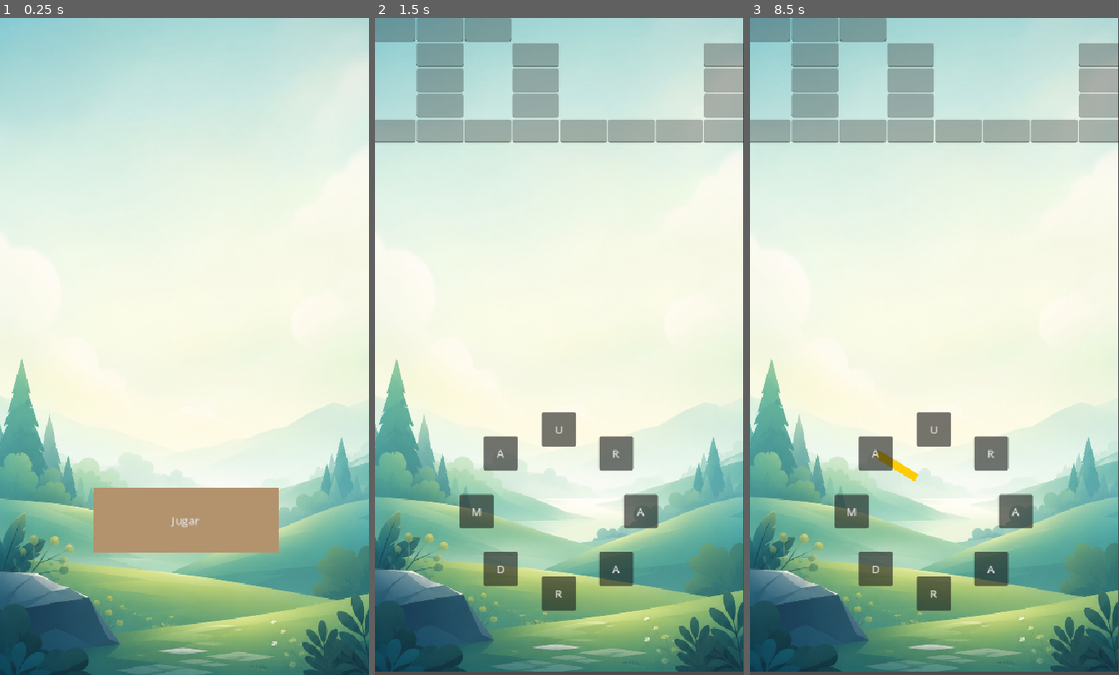
Above: before the commit, frames 1-3 (left to right).
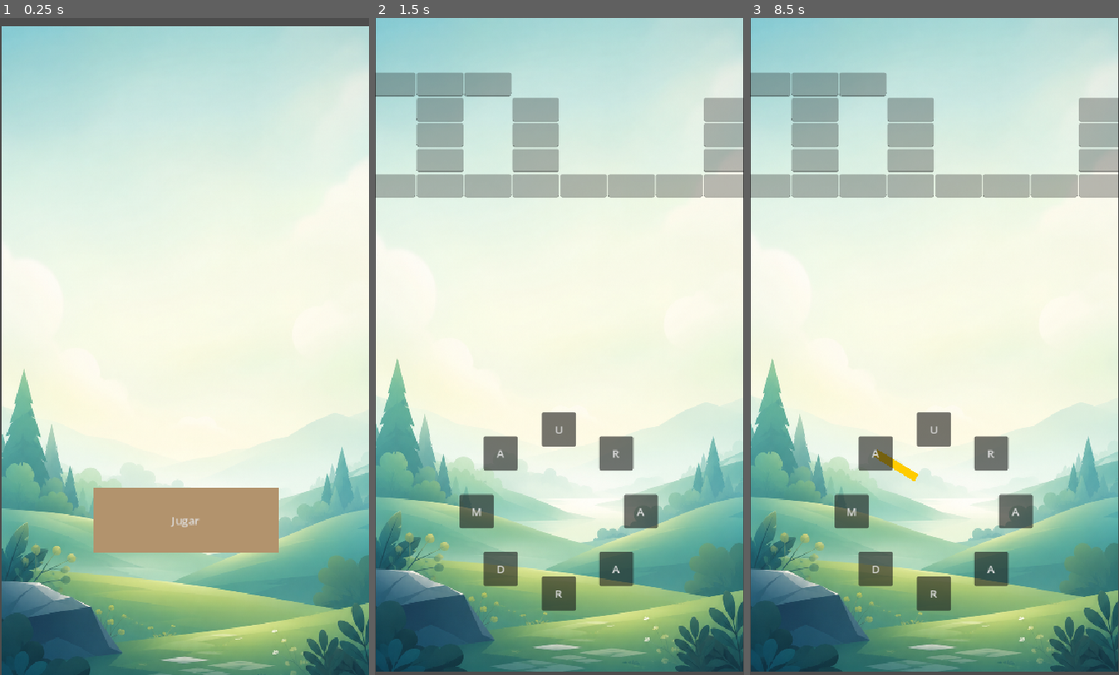
Above: after the commit, the same moments.

Repository: Racsok/crucigrama-godot
Game: Godot game, scene res://ecenas/main.tscn
Two runs of this game, one before a commit and one after it. Both use one fixed random seed, a clock stepped at 60 frames per second and the inputs below.
Inputs (mouse positions are in pixels of both pictures, inside the frame that each line leads up to):
- Up to frame 1 (0.25 s): no input
- Up to frame 2 (1.5 s): click "Jugar" at 0.5 s; tap Enter at 1.25 s; drag from (559, 510) to (596, 201) at 1.27 s
- Up to frame 3 (8.5 s): tap Space at 2, 4.25, 5.75 s; drag from (860, 379) to (916, 477) at 2.02 s; move the mouse to (971, 201) at 2.77 s; click (971, 201) at 2.92 s; tap Enter at 3.5, 5 s; drag from (916, 477) to (823, 247) at 3.52 s; move the mouse to (1045, 445) at 4.27 s; click (1045, 445) at 4.42 s; drag from (823, 247) to (879, 182) at 5.02 s; move the mouse to (952, 346) at 5.77 s; click (952, 346) at 5.92 s; drag from (879, 182) to (860, 379) at 6.52 s; move the mouse to (1015, 313) at 7.27 s; click (1015, 313) at 7.42 s; drag from (860, 379) to (916, 477) at 8.02 s

The runs differ from the first frame. In frame 1, 13% of the frame differs, in the area x 0-100%, y 0-100%; in frame 2, 13%; in frame 3, 13%.

Commit message:
Fix: Corregir adaptacion de tamaño de la pantalla

Diff:
--- a/ecenas/juego.tscn
+++ b/ecenas/juego.tscn
@@ -22,11 +22,17 @@
 
 [node name="TextureRect" type="TextureRect" parent="." unique_id=1993509896]
 z_index = -1
-layout_mode = 0
-offset_right = 539.0
-offset_bottom = 955.0
+layout_mode = 1
+anchors_preset = 15
+anchor_right = 1.0
+anchor_bottom = 1.0
+offset_right = 10.0
+offset_bottom = 2.0
+grow_horizontal = 2
+grow_vertical = 2
 texture = ExtResource("2_m2ar2")
 expand_mode = 1
+stretch_mode = 5
 
 [node name="Rueda" type="Control" parent="." unique_id=2067789176]
 anchors_preset = 0
@@ -37,4 +43,5 @@
 script = ExtResource("3_4cvky")
 
 [node name="Line2D" type="Line2D" parent="Rueda" unique_id=1200031820]
+points = PackedVector2Array(111, -152)
 default_color = Color(0.05882353, 1, 1, 1)
--- a/ecenas/main.tscn
+++ b/ecenas/main.tscn
@@ -16,14 +16,20 @@
 offset_bottom = 1855.0
 
 [node name="TextureRect_fondo" type="TextureRect" parent="." unique_id=1059947584]
-layout_mode = 0
-offset_left = -223.0
-offset_top = -191.0
-offset_right = 327.41748
-offset_bottom = 777.0
+layout_mode = 1
+anchors_preset = -1
+anchor_left = -0.23853043
+anchor_top = -0.10353082
+anchor_right = 0.3470411
+anchor_bottom = 0.4727708
+offset_left = 0.21859741
+offset_right = -0.21862793
+grow_horizontal = 2
+grow_vertical = 2
 texture = ExtResource("1_x67dw")
-expand_mode = 3
-stretch_mode = 4
+expand_mode = 1
+stretch_mode = 5
+metadata/_edit_use_anchors_ = true
 
 [node name="Button" type="Button" parent="." unique_id=589295280]
 layout_mode = 0
--- a/scripts/generar_crucigrama.gd
+++ b/scripts/generar_crucigrama.gd
@@ -169,7 +169,6 @@
 	return false
 
 func generar() -> bool:
-	# Corrección del Integer Division: cast explícito a float/int
 	var fila_centro = int(float(n) / 2.0)
 	colocar_palabra(semilla, fila_centro, 0, "H")
 	return resolver(0)
@@ -187,13 +186,10 @@
 # 3. RENDERIZADO VISUAL EN EL GRIDCONTAINER
 # ==========================================
 
-
-
 func renderizar_crucigrama(matriz_crucigrama: Array):
-	add_theme_constant_override("h_separation", 2) # Espacio horizontal entre celdas
-	add_theme_constant_override("v_separation", 2) # Espacio vertical entre celdas
-
-	# Limpiar celdas previas y el diccionario de posiciones
+	add_theme_constant_override("h_separation", 2)
+	add_theme_constant_override("v_separation", 2)
+
 	casillas_mapa.clear()
 	for child in get_children():
 		child.queue_free()
@@ -204,10 +200,8 @@
 	var filas = matriz_crucigrama.size()
 	var columnas = matriz_crucigrama[0].size()
 
-	# Ajustar el número de columnas del propio GridContainer
 	self.columns = columnas
 
-	# Dibujar casilla por casilla
 	for r in range(filas):
 		for c in range(columnas):
 			var valor = matriz_crucigrama[r][c]
@@ -218,46 +212,35 @@
 				casilla.max_length = 1
 				casilla.alignment = HorizontalAlignment.HORIZONTAL_ALIGNMENT_CENTER
 
-				# --- CONFIGURACIÓN PARA EL REVELADO ---
-				casilla.text = "" # Inicialmente vacía para que el jugador la adivine
-				casilla.editable = false # Bloquea el teclado virtual/físico
-				casilla.focus_mode = Control.FOCUS_NONE # Evita que gane foco al tocarla
-
-				# Guardamos la letra correcta como metadato por si la necesitas luego
+				casilla.text = ""
+				casilla.editable = false
+				casilla.focus_mode = Control.FOCUS_NONE
+
 				casilla.set_meta("letra_correcta", valor)
-
 				add_child(casilla)
-
-				# Guardamos la casilla en el diccionario mapeada por su coordenada (Vector2i)
 				casillas_mapa[Vector2i(r, c)] = casilla
 			else:
-				# Bloque transparente para celdas vacías
 				var bloque_invisible = Control.new()
 				bloque_invisible.custom_minimum_size = CELL_SIZE
 				add_child(bloque_invisible)
 
-	# Obliga al contenedor a reajustar su tamaño mínimo según sus hijos
+	# Recalcula el tamaño mínimo del GridContainer según sus celdas
 	reset_size()
 
-	# Centra el GridContainer horizontalmente en la pantalla
-	position.x = (540 - size.x) / 2.0
-	# Obliga al contenedor a reajustar su tamaño mínimo según sus hijos
-	reset_size()
-
-	# Centra el GridContainer horizontalmente en la pantalla (asumiendo resolución 540)
-	position.x = (540 - size.x) / 2.0
-
-# ==========================================
-# 4. PUNTO DE ENTRADA AL EJECUTAR
-# ==========================================
+	# CENTRADO ADAPTABLE A CUALQUIER PANTALLA
+	var tamaño_pantalla = get_viewport_rect().size
+	position.x = (tamaño_pantalla.x - size.x) / 2.0
+	position.y = 80.0 # Margen superior relativo a la pantalla
+
+# ==========================================
+# 4. MANEJO DE SEÑALES Y REVELADO
+# ==========================================
+
 func _on_palabra_trazada(palabra: String):
 	print("El jugador intentó la palabra: ", palabra)
-
-	# Asumiendo que 'palabras_colocadas' es un Array de diccionarios o Structs
-	# con la información de las palabras generadas en el crucigrama:
 	var palabra_encontrada = false
 
-	for p in palabras_colocadas: # Ajusta 'palabras_colocadas' al nombre de tu variable/lista de palabras
+	for p in palabras_colocadas:
 		if p.palabra == palabra:
 			palabra_encontrada = true
 			revelar_palabra_en_grilla(p)
@@ -265,7 +248,7 @@
 			break
 
 	if not palabra_encontrada:
-		print("La palabra '", palabra, "' no está en el crucigrama o ya fue revelada.")
+		print("La palabra '", palabra, "' no está en el crucigrama o es incorrecta.")
 
 func revelar_palabra_en_grilla(info_palabra: Dictionary):
 	var r = info_palabra.r
@@ -274,19 +257,15 @@
 
 	for i in range(info_palabra.palabra.length()):
 		var pos = Vector2i(r, c)
-
 		if casillas_mapa.has(pos):
 			var casilla = casillas_mapa[pos] as LineEdit
-			# Revelamos la letra en la pantalla
 			casilla.text = info_palabra.palabra[i]
 
-		# Avanzar posición según la orientación ("H" o "V")
 		if es_horizontal:
 			c += 1
 		else:
 			r += 1
 
-	# y revelarla en el GridContainer si es correcta.
 func _ready():
 	var mi_diccionario_espanol = ["ROMA", "AMOR", "MAR", "RAMO", "MORA", "ORO", "ARMAR", "ARMADURA", "DURA", "RADA"]
 	var mis_frecuencias = {"ROMA": 5.0, "AMOR": 6.5, "MAR": 4.2}
@@ -301,7 +280,9 @@
 	else:
 		print("No se encontró solución completa, generando mejor intento.")
 
-	imprimir_grilla()
+	#imprimir_grilla()
 	renderizar_crucigrama(grilla)
 
-	$"../Rueda".palabra_enviada.connect(_on_palabra_trazada)
+	# Conexión con el nodo Rueda
+	if has_node("../Rueda"):
+		$"../Rueda".palabra_enviada.connect(_on_palabra_trazada)
--- a/scripts/letras.gd
+++ b/scripts/letras.gd
@@ -1,10 +1,9 @@
 extends Control
 class_name RuedaLetras
 
-# Señal para avisarle al juego qué palabra se formó al soltar el dedo
 signal palabra_enviada(palabra: String)
 
-@export var radio_rueda: float = 120.0 # Radio del círculo en píxeles
+@export var radio_rueda: float = 120.0
 @onready var linea_trazo: Line2D = $Line2D
 
 var letras_actuales: Array[String] = []
@@ -15,28 +14,19 @@
 var posicion_dedo_actual: Vector2 = Vector2.ZERO
 
 func _ready():
-	# Configurar el Line2D
 	if linea_trazo:
 		linea_trazo.width = 12.0
-		linea_trazo.default_color = Color("ffcc00") # Color amarillo/dorado
+		linea_trazo.default_color = Color("ffcc00")
 
-	# Ejemplo de prueba instantáneo (comenta esta línea cuando lo integres con tu nivel)
 	configurar_rueda("ARMADURA")
 
-# ==========================================
-# 1. GENERACIÓN CIRCULAR DE BOTONES
-# ==========================================
-
 func configurar_rueda(palabra_semilla: String):
-
-	# Limpiar letras anteriores
+	# Limpiar botones anteriores
 	for b in botones_letras:
 		b.queue_free()
 	botones_letras.clear()
 	letras_seleccionadas.clear()
 
-
-	# Desordenar/Mezclar las letras
 	var caracteres = []
 	for i in range(palabra_semilla.length()):
 		caracteres.append(palabra_semilla[i].to_upper())
@@ -47,44 +37,47 @@
 
 	var paso_angulo = (2 * PI) / total_letras
 
-	# --- CAMBIO PRINCIPAL AQUÍ ---
-	# Definimos el centro donde queremos la rueda.
-	# Si tu resolución es 540x960, el centro X es 270 y el centro Y es ~700 (parte inferior)
-	var centro_rueda = size / 2.0
+	# =========================================================================
+	# CENTRADO CORRECTO RELATIVO AL NODO PARE
+	# =========================================================================
+	# Si el nodo Rueda en el editor está estirado a Full Rect (0,0,540,960):
+	# Usamos size del contenedor. Si Rueda es un nodo pequeño posicionado abajo,
+	# 'size / 2.0' ubicará las letras centradas exactamente dentro del nodo Rueda.
+	var centro_rueda: Vector2
 
-	# Si el nodo Control de la rueda ya ocupa toda la pantalla, también puedes usar:
-	# var centro_rueda = size / 2.0
+	if size.y > 500:
+		# Caso A: El nodo Rueda ocupa toda la pantalla -> Ponemos la rueda al 75% de su alto
+		centro_rueda = Vector2(size.x / 2.0, size.y * 0.75)
+	else:
+		# Caso B: El nodo Rueda es una caja pequeña ubicada en la parte inferior del nivel
+		centro_rueda = size / 2.0
 
 	for i in range(total_letras):
 		var angulo = i * paso_angulo - (PI / 2)
 		var offset_x = cos(angulo) * radio_rueda
 		var offset_y = sin(angulo) * radio_rueda
 
-		# Calculamos la posición relativa al centro deseado
 		var pos_relativa = Vector2(offset_x, offset_y)
 		var pos_final = centro_rueda + pos_relativa
 
+		# 1. Crear instancia en RAM
 		var boton = Button.new()
 		boton.text = caracteres[i]
 		boton.mouse_filter = Control.MOUSE_FILTER_IGNORE
 		boton.custom_minimum_size = Vector2(50, 50)
 
-		# Centramos el botón en las coordenadas exactas
+		# 2. Configurar posición local respecto al padre
 		boton.position = pos_final - (boton.custom_minimum_size / 2.0)
 
-		# Importante: Guardamos la posición exacta del centro para la línea
+		# Guardar metadatos para trazado de líneas
 		boton.set_meta("letra", caracteres[i])
 		boton.set_meta("centro", pos_final)
 
+		# 3. Agregar al árbol de escenas (Godot lo pintará en el siguiente frame)
 		add_child(boton)
 		botones_letras.append(boton)
 
-# ==========================================
-# 2. MANEJO DE ENTRADA (MÓVIL Y RATÓN)
-# ==========================================
-
 func _gui_input(event: InputEvent):
-	# Iniciar trazo (Tocar pantalla / Clic izquierdo)
 	if event is InputEventMouseButton and event.button_index == MOUSE_BUTTON_LEFT:
 		if event.pressed:
 			_iniciar_trazo(event.position)
@@ -97,7 +90,6 @@
 		else:
 			_finalizar_trazo()
 
-	# Mover dedo/ratón
 	elif (event is InputEventMouseMotion or event is InputEventScreenDrag) and arrastrando:
 		posicion_dedo_actual = event.position
 		_chequear_colision_con_letras(event.position)
@@ -114,7 +106,6 @@
 	if not arrastrando: return
 	arrastrando = false
 
-	# Construir la palabra final acumulada
 	var palabra_resultado = ""
 	for btn in letras_seleccionadas:
 		palabra_resultado += str(btn.get_meta("letra"))
@@ -123,41 +114,28 @@
 		print("Palabra trazada: ", palabra_resultado)
 		emit_signal("palabra_enviada", palabra_resultado)
 
-	# Limpiar selección visual y la línea
 	letras_seleccionadas.clear()
 	if linea_trazo:
 		linea_trazo.clear_points()
 
 func _chequear_colision_con_letras(pos_dedo: Vector2):
-	# Distancia de detección (en píxeles) desde el centro del botón
 	var radio_deteccion = 35.0
 
 	for btn in botones_letras:
 		var centro_btn = btn.get_meta("centro") as Vector2
-
-		# Si el dedo está cerca del centro del botón
 		if pos_dedo.distance_to(centro_btn) <= radio_deteccion:
-			# Si no ha sido seleccionado en este trazo, lo agregamos
 			if not btn in letras_seleccionadas:
 				letras_seleccionadas.append(btn)
-			# Si vuelve al penúltimo botón seleccionado, deseleccionamos el último (para des-trazar)
 			elif letras_seleccionadas.size() >= 2 and btn == letras_seleccionadas[letras_seleccionadas.size() - 2]:
 				letras_seleccionadas.pop_back()
 
-# ==========================================
-# 3. DIBUJAR LA LÍNEA (Line2D)
-# ==========================================
-
 func _actualizar_linea_trazo():
 	if not linea_trazo: return
-
 	linea_trazo.clear_points()
 
-	# Conectar los centros de los botones seleccionados
 	for btn in letras_seleccionadas:
 		var centro_btn = btn.get_meta("centro") as Vector2
 		linea_trazo.add_point(centro_btn)
 
-	# Agregar un punto extra hasta la posición actual del dedo para que la línea siga al toque
 	if arrastrando and letras_seleccionadas.size() > 0:
 		linea_trazo.add_point(posicion_dedo_actual)
